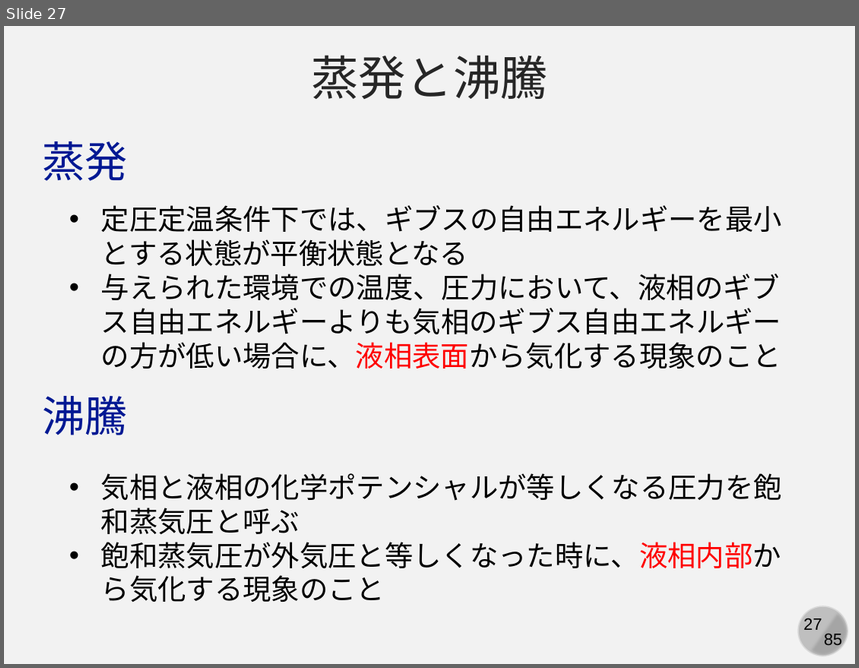
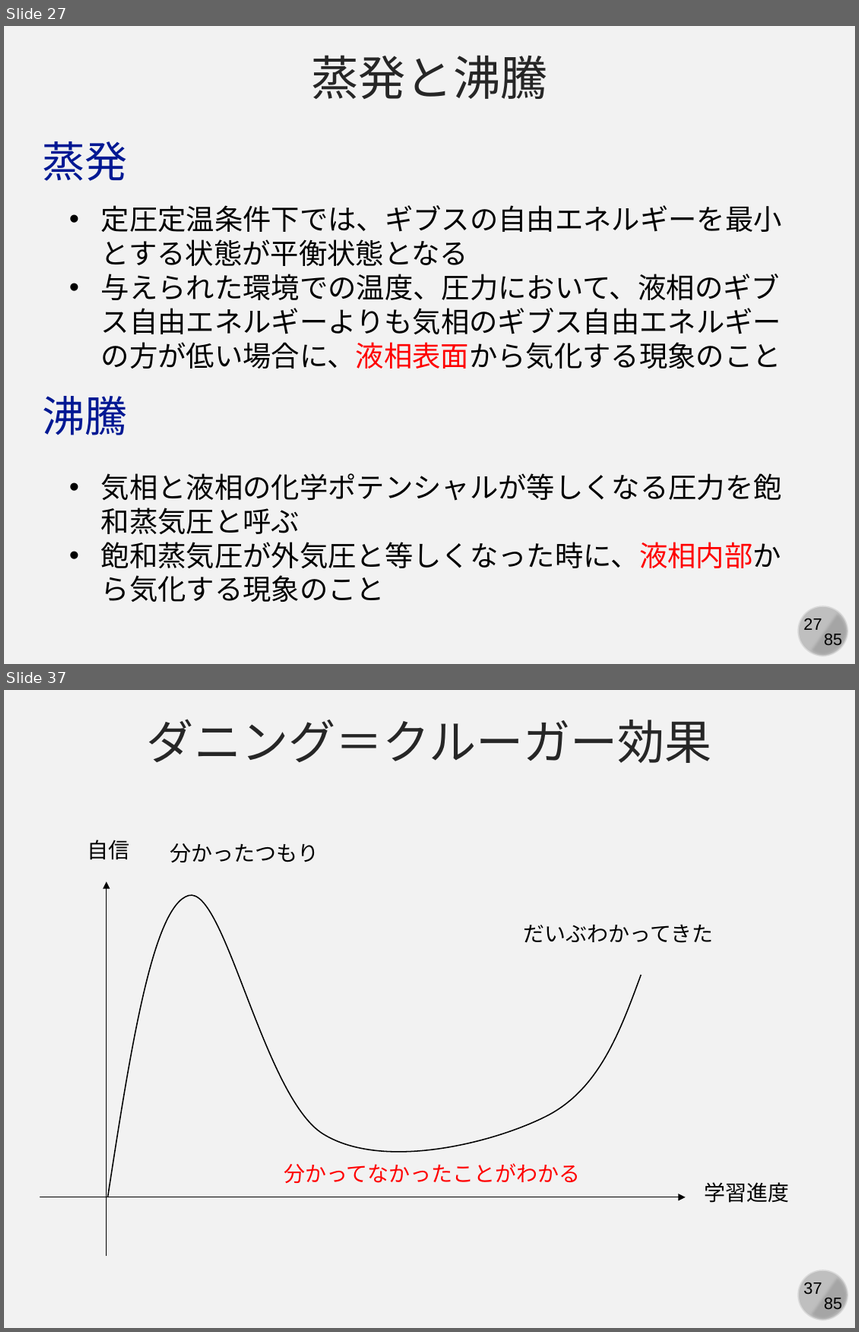
Before and after one commit to kaityo256/yamagata2022, a slide deck: 05_md_advanced/yamagata05.pptx. Shown one above the other, each under a label of ours: slide 27 before the commit, slides 27 and 37 after it; the slides between them are not shown. The pictures are 859x668 and 859x1332 pixels, drawn with LibreOffice and Linux fonts; fonts in the diff are those of the drawing. Boxes give left, top, right and bottom in pixels: in the first picture for what was removed or moved away, otherwise in the second. Text is boxed around its words. In the diff, an @@ line names an element or a change of style, - is before the commit and + after.

```diff
--- a/05_md_advanced/yamagata05.pptx
+++ b/05_md_advanced/yamagata05.pptx
@@ slide 37 added at <box>4,690,855,1328</box>, background #F2F2F2; not listed: 4 template elements that a slide beside it also shows @@
@@ text added at <box>147,719,712,763</box>, 40 pt, text #262626 @@
+ダニング＝クルーガー効果
@@ text added at <box>87,840,129,860</box>, 18 pt, text #000000 @@
+自信
@@ text added at <box>170,844,319,863</box>, 18 pt, text #000000 @@
+分かったつもり
@@ arrow added from (106, 1256) to (106, 882), #000000 0.5 pt @@
@@ freeform shape added at <box>108,895,641,1196</box>, outline #000000 1 pt @@
@@ text added at <box>524,924,714,943</box>, 18 pt, text #000000 @@
+だいぶわかってきた
@@ text added at <box>284,1163,581,1184</box>, 18 pt, text #FF0000 @@
+分かってなかったことがわかる
@@ text added at <box>705,1182,790,1203</box>, 18 pt, text #000000 @@
+学習進度
@@ arrow added from (40, 1198) to (686, 1198), #000000 0.5 pt @@
```
Also in this commit, not shown: 14 other slides added.
